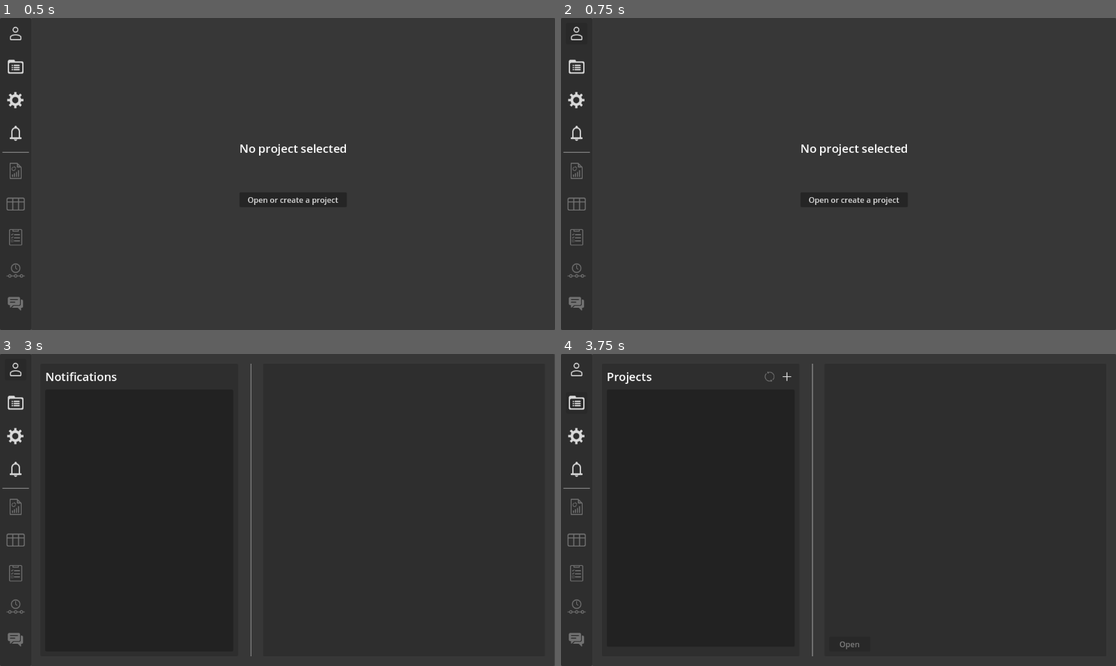
Above: before the commit, frames 1-4 (two rows, left to right).
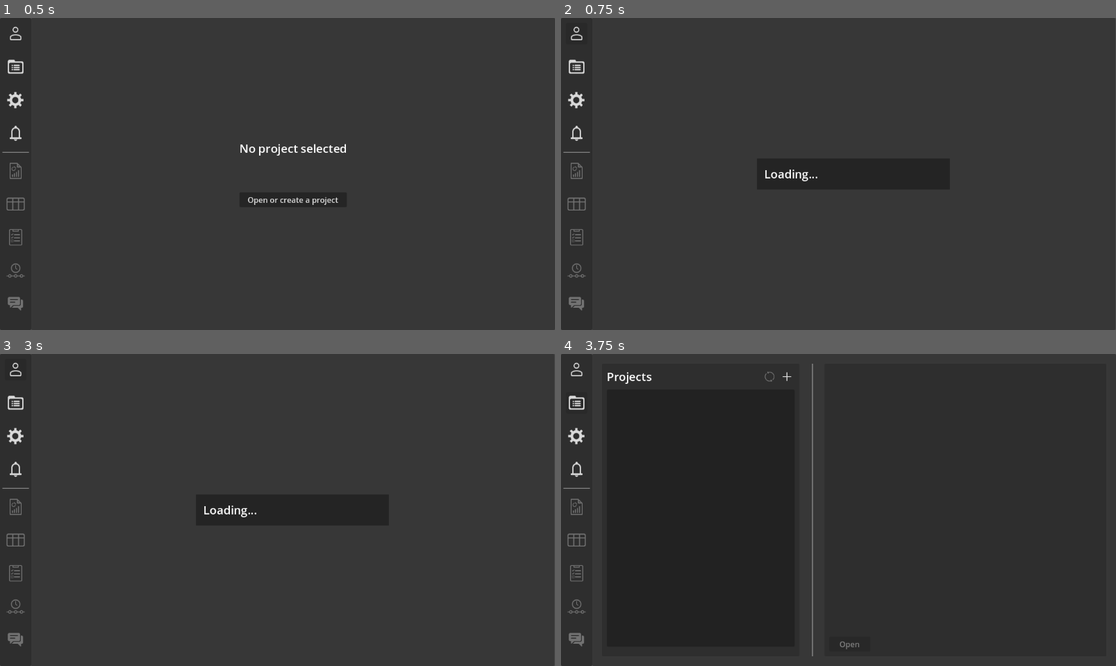
Above: after the commit, the same moments.

Repository: Z1HEd/ProjectManager
Game: Godot game, scene res://Scenes/Screens/MainMenu.tscn
Two runs of this game, one before a commit and one after it. Both use one fixed random seed, a clock stepped at 60 frames per second and the inputs below. This scene is started directly instead of the project's main scene.
Inputs (mouse positions are in pixels of both pictures, inside the frame that each line leads up to):
- Up to frame 1 (0.5 s): no input
- Up to frame 2 (0.75 s): click (577, 33) at 0.5 s
- Up to frame 3 (3 s): click (16, 403) at 1.25 s; click (16, 469) at 2 s; click (16, 369) at 2.75 s
- Up to frame 4 (3.75 s): click (577, 403) at 3.5 s

Frame 1 is identical in both runs. In frame 2, 0.5% of the frame differs, in the area x 36-63%, y 40-60%; in frame 3, 0.4%; in frame 4, nothing differs.
Error before the commit: Parse Error: Too few arguments for "set_info()" call. Expected at least 3 but received 2. (res://Scripts/Controllers/ProfileController.gd:63)
Error after the commit: Invalid access to property or key 'on_fail' on a base object of type 'Dictionary'. (res://Scripts/Singletons/FirebaseManager.gd:54)

Commit message:
account deletion

Diff:
--- a/Scenes/Tabs/CreateProject.tscn
+++ b/Scenes/Tabs/CreateProject.tscn
@@ -2,7 +2,7 @@
 
 [ext_resource type="Theme" uid="uid://b5c65h2sk3h6q" path="res://Resources/BaseTheme.tres" id="1_n8cam"]
 [ext_resource type="Script" uid="uid://tdacxjlrty2x" path="res://Scripts/Controllers/CreateProjectController.gd" id="2_q0nvk"]
-[ext_resource type="Script" uid="uid://b8cyv5tgcxrhb" path="res://Scripts/UI Elements/NavigationButton.gd" id="3_n8cam"]
+[ext_resource type="Script" uid="uid://b8cyv5tgcxrhb" path="res://Scripts/UIElements/NavigationButton.gd" id="3_n8cam"]
 
 [node name="CreateProject" type="Control"]
 layout_mode = 3
--- a/Scripts/Controllers/CreateProjectController.gd
+++ b/Scripts/Controllers/CreateProjectController.gd
@@ -8,8 +8,9 @@
 
 @export var summary_tab : Tab
 
-func _on_create_success(_project_id : String):
+func _on_create_success(project_id : String):
 	create_button.disabled = false
+	Project.pid = project_id
 	cancel_button.menu.open_tab(summary_tab)
 
 func _on_create_fail(err_msg: String):
--- a/Scripts/Controllers/ProfileController.gd
+++ b/Scripts/Controllers/ProfileController.gd
@@ -32,7 +32,7 @@
 		current_email = user_data["email"]
 		email_edit.text = current_email
 
-		projects =  user_data["projects"]
+		projects =  user_data.get("projects",{})
 
 		session_persist_toggle.button_pressed = Session.session_persist
 
@@ -57,15 +57,24 @@
 func _on_delete_account_button_pressed() -> void:
 	error_message.visible = false
 
-	var _on_confirm = func():
+	var _on_relogin_success = func(_uid:String):
 		delete_account()
 
+	var _on_relogin_fail = func(err_msg:String):
+		error_message.visible = true
+		error_message.text = err_msg
+
+	var _on_confirm = func(password):
+		AccountService.login(Session.email,password,_on_relogin_success,_on_relogin_fail)
+
 	confirm_critical_popup.set_info("Delete your account?",
-		"Account %s will be deleted irreversibly.\n"%current_name+
-		"Delete or transfer ownership of your projects before deleting."
+		"Account %s will be deleted irreversibly. "%current_name+
+		"Delete or transfer ownership of your projects before deleting.\n"+
+		'Enter your password to confirm:'
 		)
 	confirm_critical_popup.set_callbacks(_on_confirm)
 	confirm_critical_popup.visible = true
+	confirm_critical_popup.input.secret = true
 
 func delete_account():
 	var on_success = func(_res):
--- a/Scripts/Controllers/ProjectOverviewController.gd
+++ b/Scripts/Controllers/ProjectOverviewController.gd
@@ -109,7 +109,9 @@
 		ProjectService.delete_project(Project.pid)
 		Project.clear()
 
-	confirm_critical_popup.set_info("Delete project irreversibly?",
+	confirm_critical_popup.set_info("Delete project?",
+			"All data associated with that project will be lost forever.\n"+
+			'Enter "%s" to confirm:'%Project.project_name,
 			Project.project_name)
 	confirm_critical_popup.set_callbacks(_on_confirmed)
 	confirm_critical_popup.visible=true
@@ -152,7 +154,10 @@
 		ProjectService.transfer_ownership(Project.pid,Session.uid,uid)
 		refresh_project()
 
-	confirm_critical_popup.set_info("Transfering ownership to %s"%_name,
+	confirm_critical_popup.set_info("Transfering ownership",
+			"This will make %s a new owner of the project.\n"%_name+
+			'Your role will be set to member. Enter "%s" to confirm:'%
+			Project.project_name,
 			Project.project_name)
 	confirm_critical_popup.set_callbacks(_on_confirm)
 	confirm_critical_popup.visible = true
--- a/Scripts/Controllers/RegisterController.gd
+++ b/Scripts/Controllers/RegisterController.gd
@@ -13,7 +13,7 @@
 		error_label.text="Email and password required"
 		return
 	register_button.disabled = true
-	AccountService.register(email, password, Callable(self, "_on_register_success"), Callable(self, "_on_register_fail"))
+	AccountService.register(email, password, _on_register_success, _on_register_fail)
 
 func _on_register_success(_session):
 	register_button.disabled = false
--- a/Scripts/Services/AccountService.gd
+++ b/Scripts/Services/AccountService.gd
@@ -61,7 +61,8 @@
 			body,
 			["Content-Type: application/json"],
 			_signup_success,
-			_signup_fail
+			_signup_fail,
+			"auth"
 	)
 
 static func _attempt_delete_auth_then_report(
@@ -115,7 +116,7 @@
 			return
 
 		Session.update_from_response(user_data)
-		on_success.call(Session)
+		on_success.call(Session.uid)
 
 	var _signin_fail = func(err_msg):
 		on_fail.call(str(err_msg))
@@ -145,8 +146,6 @@
 	var updates := {}
 	for pid in projects_dict.keys():
 		updates["projects/%s/members/%s" % [pid, uid]] = null
-		updates["users/%s/projects/%s" % [uid, pid]] = null
-		updates["invites/%s/%s" % [uid, pid]] = null
 
 	updates["users/%s" % uid] = null
 	updates["invites/%s" % uid] = null
--- a/Scripts/UIElements/ConfirmCriticalPopup.gd
+++ b/Scripts/UIElements/ConfirmCriticalPopup.gd
@@ -10,17 +10,17 @@
 
 var text_to_enter := ""
 
-func set_info(title_text:String, description_text : String ,_text_to_enter:String):
+func set_info(title_text:String, description_text : String ,_text_to_enter:=""):
 	title.text = title_text
 	text_to_enter = _text_to_enter
 	description.text = description_text
 	confirm_button.disabled = text_to_enter != ""
 	input.text = ""
 
-func set_callbacks(on_confirm: Callable = func():pass, on_cancel : Callable = func():pass):
+func set_callbacks(on_confirm: Callable = func(_input):pass, on_cancel : Callable = func():pass):
 
 	var _on_confirm_pressed = func():
-		on_confirm.call()
+		on_confirm.call(input.text)
 		visible = false
 
 	var _on_cancel_pressed = func():
@@ -37,4 +37,4 @@
 
 
 func _on_input_text_changed(new_text: String) -> void:
-	confirm_button.disabled = text_to_enter != new_text
+	confirm_button.disabled = text_to_enter != new_text and text_to_enter != ""
